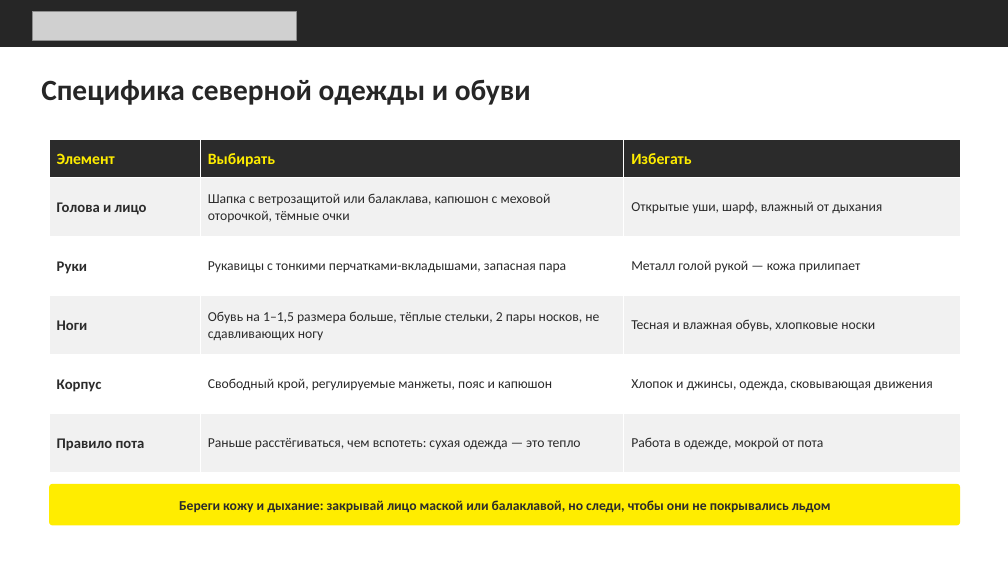
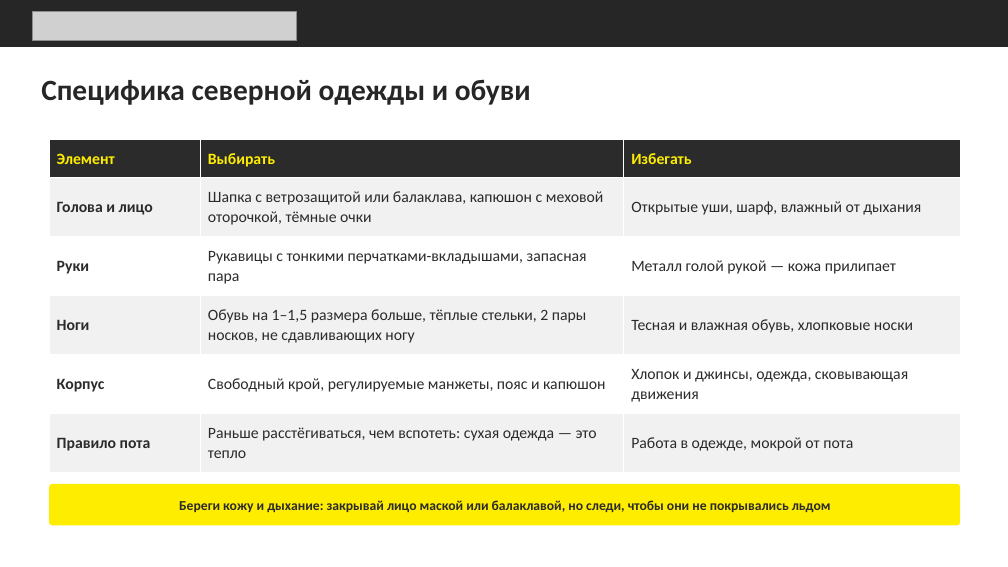
Before and after one commit to Goga288/the-rig, a slide deck: slide 8 of out/Безопасность_на_Крайнем_Севере.pptx. Drawn at 1008x567 pixels with LibreOffice and Linux fonts; fonts in the diff are those of the drawing; grey boxes stand for pictures. Boxes give left, top, right and bottom in pixels: in the first picture for what was removed or moved away, otherwise in the second. Text is boxed around its words. In the diff, an @@ line names an element or a change of style, - is before the commit and + after.

```diff
--- a/out/Безопасность_на_Крайнем_Севере.pptx
+++ b/out/Безопасность_на_Крайнем_Севере.pptx
@@ table at [49, 140, 960, 473] @@
@@ size 14 to 15 pt in "Голова и лицо", "Руки", "Ноги", "Корпус" and 1 more places @@
@@ size 13 to 15 pt in "Шапка с ветрозащитой или балаклава, капюшон с ...", "Открытые уши, шарф, влажный от дыхания", "Рукавицы с тонкими перчатками-вкладышами, запасная пара", "Металл голой рукой — кожа прилипает" and 6 more places @@
```
Also in this commit, not shown: 3 other slides changed.
